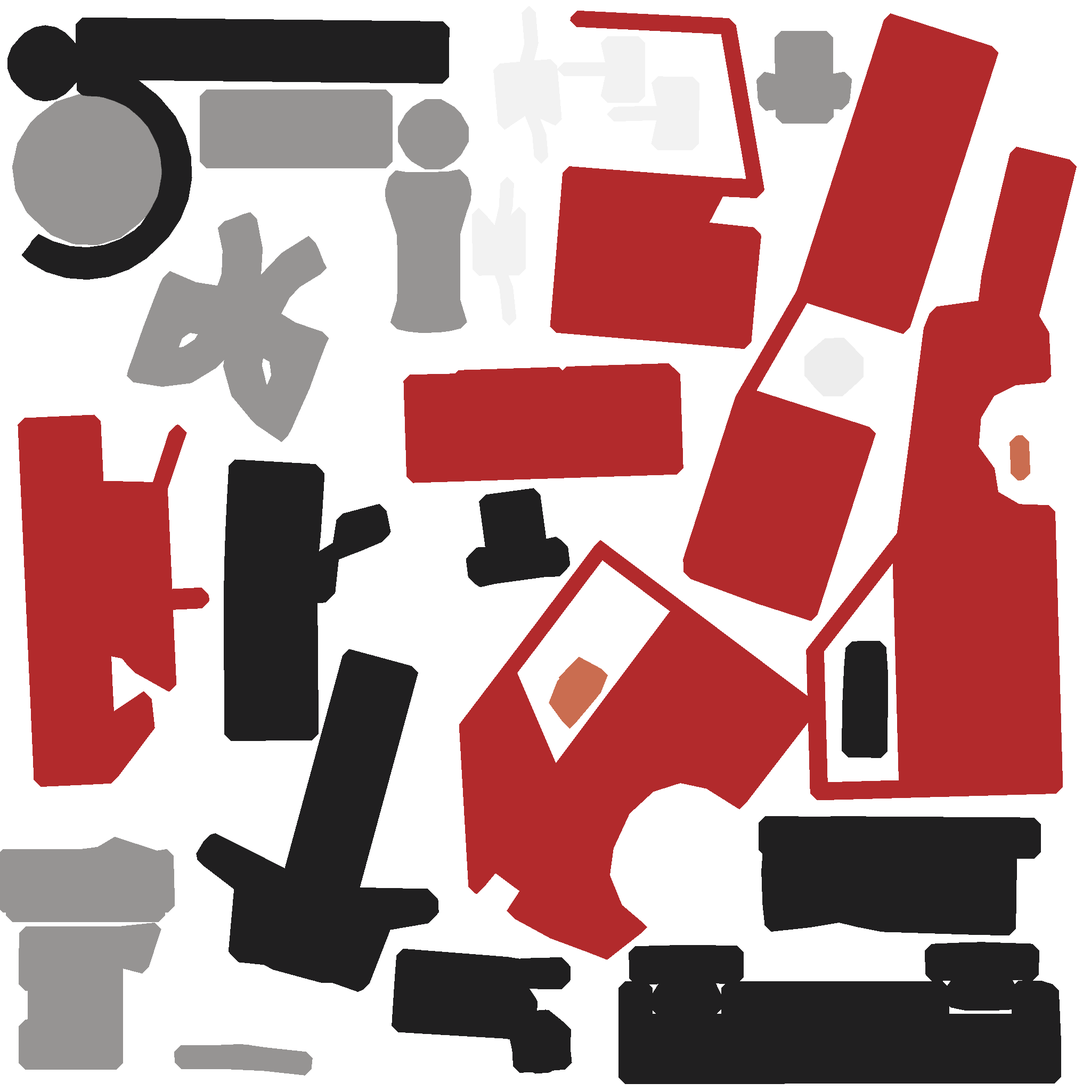
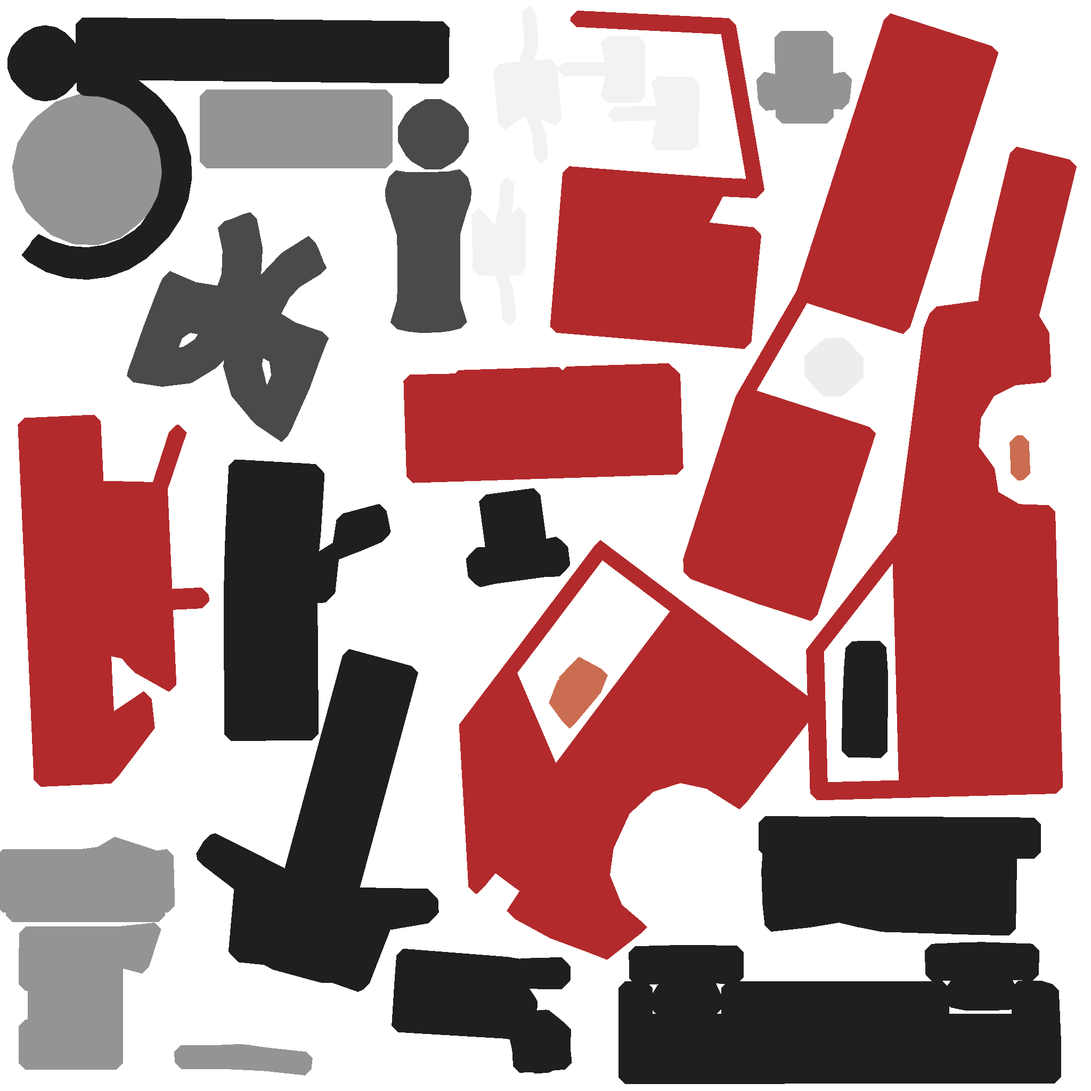
Layered file, before and after one edit (1091×1091). Changes by layer:
painted on "car_color_drivingWheel" over [126, 212, 329, 443]
painted on "car_color_gear" over [385, 99, 472, 334]
